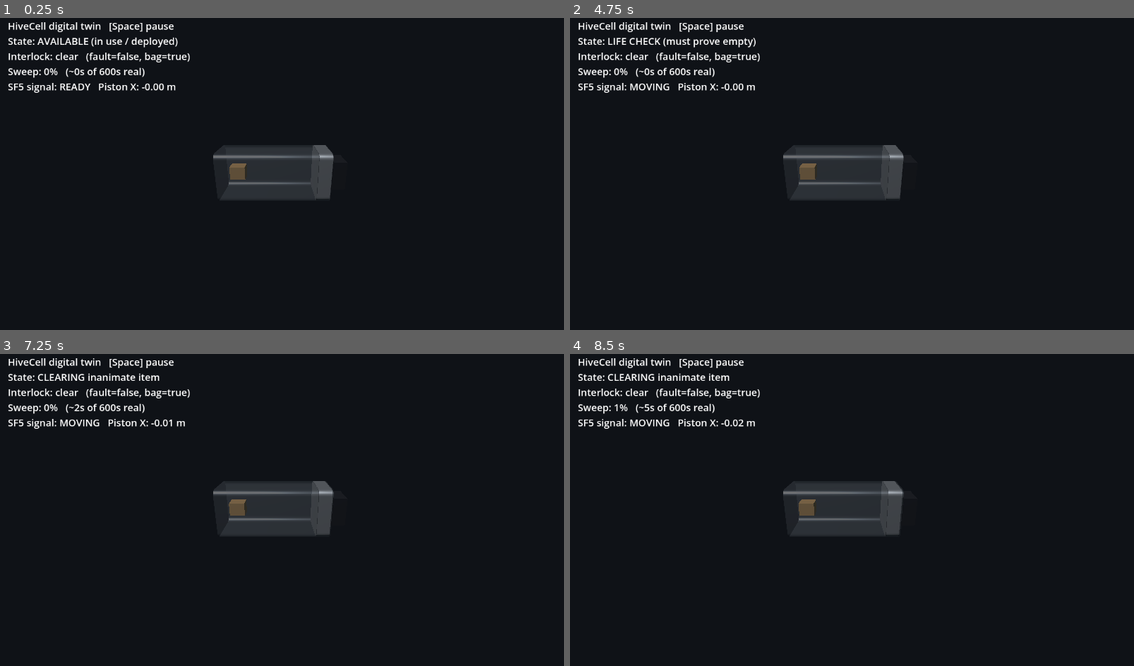
Above: before the commit, frames 1-4 (two rows, left to right).
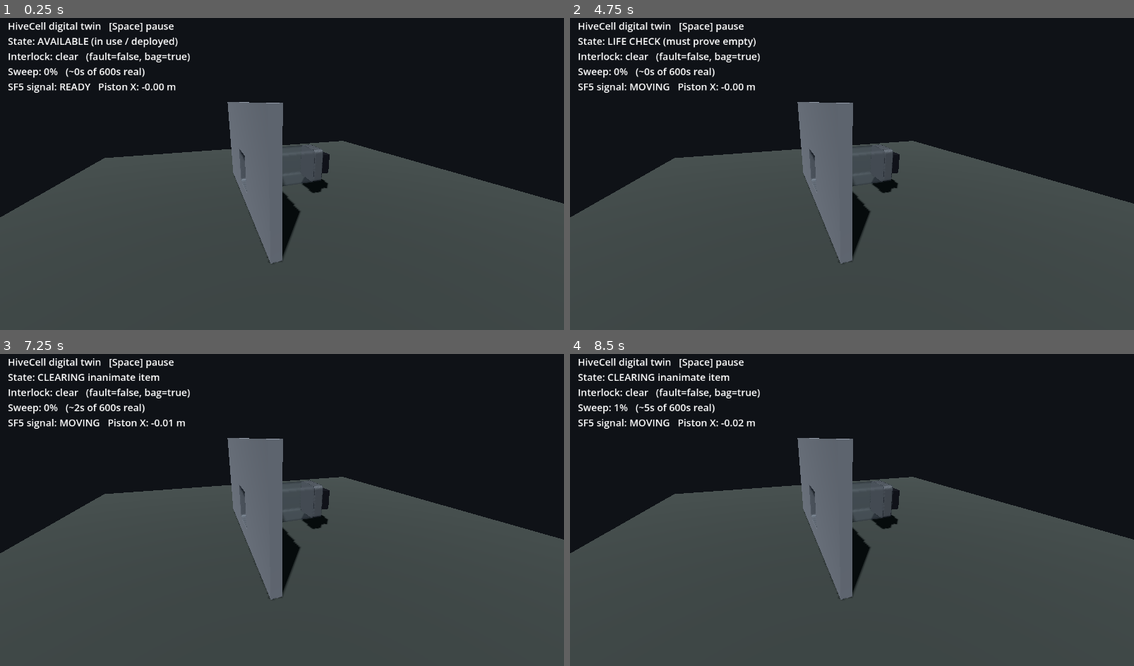
Above: after the commit, the same moments.

Repository: StrayEddy/HiveCell
Game: Godot game, scene res://main.tscn
Same seed, same stepped clock (60 frames per second), same inputs: the game is played once before the commit and once after it. This scene is started directly instead of the project's main scene.
Inputs:
- Up to frame 1 (0.25 s): no input
- Up to frame 2 (4.75 s): tap Enter at 0.5, 2, 3.5 s; tap Space at 0.77, 1.25, 1.52, 2.75, 3.02, 3.77, 4.25, 4.52 s
- Up to frame 3 (7.25 s): tap Space at 6.02, 6.77 s
- Up to frame 4 (8.5 s): tap Space at 7.52 s

The runs differ from the first frame. In frame 1, 53% of the frame differs, in the area x 0-100%, y 26-100%; in frame 2, 53%; in frame 3, 53%; in frame 4, 53%.

Commit message:
twin: site the cell in a wall, ~500 mm above ground (ADR-0013)
The twin rendered the parts floating in space. Render the install context per
the SAFETY.md siting rules / ADR-0013:
- lift the capsule assembly onto a `cell` node so the cavity floor sits 500 mm
  above the ground (mouth at sitting height);
- add a ground plane (the forgiving surface below the mouth);
- set the cell INTO a wall -- a 4-bar picture-frame facade at the mouth plane
  (X=0), opening sized to the barrel (no CSG, headless-safe);
- enable sun shadows + a 3/4 elevated camera so the wall, the elevation, and the
  mechanism (through the transparent shell) all read in one view.

export_godot.py now emits the capsule envelope + sill_height_m (0.5) into the
manifest, so the twin geometry stays manifest-driven (source of truth).

Co-Authored-By: Claude Opus 4.8 <noreply@anthropic.com>

Diff:
--- a/godot/digital_twin.gd
+++ b/godot/digital_twin.gd
@@ -33,6 +33,15 @@
 var chain_w := 0.06                ## meters (Y)
 var chain_h := 0.06                ## meters (Z)
 
+## Capsule envelope + siting (from manifest). The cell is set into a wall with its
+## mouth sill ~500 mm above ground (ADR-0013 / SAFETY.md siting rules): ejected
+## inanimate items fall clear, and it suits sit-and-swing entry.
+var interior_height := 1.1         ## meters (Y), cavity crown-to-floor
+var cavity_width := 1.0            ## meters (Z), interior width
+var wall_thickness := 0.006        ## meters, barrel shell -> mouth opening size
+var sill_height := 0.5             ## meters, mouth sill above ground (siting spec)
+
+var cell: Node3D                    ## parent for the capsule assembly, lifted to the sill
 var piston: MeshInstance3D
 var seals: MeshInstance3D           ## SF3 wiper lip rings (ride with the piston)
 var column: MeshInstance3D          ## rigid-chain exposed column (procedural)
@@ -70,6 +79,10 @@
 		magazine_front = float(data.get("magazine_front_m", magazine_front))
 		chain_w = float(data.get("chain_width_m", chain_w))
 		chain_h = float(data.get("chain_height_m", chain_h))
+		interior_height = float(data.get("interior_height_m", interior_height))
+		cavity_width = float(data.get("cavity_width_m", cavity_width))
+		wall_thickness = float(data.get("wall_thickness_m", wall_thickness))
+		sill_height = float(data.get("sill_height_m", sill_height))
 
 
 func _metal(color: Color, alpha := 1.0) -> StandardMaterial3D:
@@ -87,11 +100,21 @@
 	var mi := MeshInstance3D.new()
 	mi.mesh = load(MODELS + part_name + ".obj")
 	mi.material_override = mat
-	add_child(mi)
+	cell.add_child(mi)   # capsule parts live under `cell` (lifted to the sill)
 	return mi
 
 
 func _build_scene() -> void:
+	# The whole capsule assembly hangs off `cell`, lifted so the interior floor sits
+	# `sill_height` above the ground (mouth at ~500 mm -- ADR-0013). Model Y is the
+	# cavity CENTRE, so lift by sill + interior_height/2. World Y=0 is the ground.
+	cell = Node3D.new()
+	cell.position.y = sill_height + interior_height * 0.5
+	add_child(cell)
+
+	_build_ground()   # forgiving surface below the mouth (siting rule)
+	_build_wall()      # the cell is set INTO a wall; mouth flush at X=0
+
 	# Barrel semi-transparent so you can watch the piston inside; piston solid.
 	_add_part("CapsuleShell", _metal(Color(0.70, 0.75, 0.80), 0.22))
 	piston = _add_part("Piston", _metal(Color(0.85, 0.87, 0.90), 1.0))
@@ -109,7 +132,7 @@
 	column = MeshInstance3D.new()
 	column.mesh = column_mesh
 	column.material_override = _metal(Color(0.55, 0.57, 0.60), 1.0)
-	add_child(column)
+	cell.add_child(column)
 
 	# The left-behind bag: a small soft item that rides out ahead of the piston
 	# face during a clearing sweep. Purely a demo prop for the inanimate case.
@@ -121,11 +144,12 @@
 	bag_mat.albedo_color = Color(0.55, 0.40, 0.20)
 	bag_mat.roughness = 0.9
 	bag.material_override = bag_mat
-	add_child(bag)
+	cell.add_child(bag)
 
 	var sun := DirectionalLight3D.new()
 	sun.rotation_degrees = Vector3(-55, -35, 0)
 	sun.light_energy = 1.2
+	sun.shadow_enabled = true   # cast shadows so the ~500 mm elevation reads clearly
 	add_child(sun)
 
 	var world := WorldEnvironment.new()
@@ -139,9 +163,12 @@
 	add_child(world)
 
 	var mid := install_depth * 0.5          # middle of the full assembly
-	var center := Vector3(mid, 0.0, 0.0)
+	var eye_h := sill_height + interior_height * 0.5   # cell centre height
+	# 3/4 view from the room side (-X) and +Z, elevated: shows the wall face + mouth,
+	# the drop to the ground below, and the mechanism through the transparent shell.
+	var center := Vector3(mid * 0.9, eye_h - 0.2, 0.0)
 	var cam := Camera3D.new()
-	cam.position = Vector3(mid, 1.7, 4.6)
+	cam.position = Vector3(-0.9, eye_h + 2.0, 6.1)
 	add_child(cam)
 	cam.look_at(center, Vector3.UP)
 	cam.current = true
@@ -152,6 +179,62 @@
 	label.position = Vector2(16, 12)
 	label.add_theme_font_size_override("font_size", 20)
 	canvas.add_child(label)
+
+
+func _add_box(size: Vector3, center: Vector3, mat: StandardMaterial3D) -> void:
+	# World-fixed box (ground/wall context); NOT under `cell`, so it stays put.
+	var bm := BoxMesh.new()
+	bm.size = size
+	var mi := MeshInstance3D.new()
+	mi.mesh = bm
+	mi.material_override = mat
+	mi.position = center
+	add_child(mi)
+
+
+func _build_ground() -> void:
+	# Forgiving surface below the mouth (SAFETY.md siting rule): the accepted H4 drop
+	# is only the ~500 mm sill, onto a non-slip, clear, forgiving floor. World Y=0.
+	var mat := StandardMaterial3D.new()
+	mat.albedo_color = Color(0.18, 0.20, 0.19)
+	mat.roughness = 1.0
+	var plane := PlaneMesh.new()
+	plane.size = Vector2(16, 16)
+	var mi := MeshInstance3D.new()
+	mi.mesh = plane
+	mi.material_override = mat
+	mi.position = Vector3(install_depth * 0.5, 0.0, 0.0)
+	add_child(mi)
+
+
+func _build_wall() -> void:
+	# The cell is set INTO a wall: a facade at the mouth plane (X=0) with a rectangular
+	# opening framing the barrel, the mouth sill `sill_height` above the ground. Built
+	# as a 4-bar picture frame (bottom spandrel + head + two jambs) -- no CSG needed.
+	var t := wall_thickness
+	var reveal := 0.02                              # gap so the barrel clears the frame
+	var ob := sill_height - t - reveal              # opening bottom (barrel outer + reveal)
+	var ot := sill_height + interior_height + t + reveal  # opening top
+	var ohw := cavity_width * 0.5 + t + reveal      # opening half-width (Z)
+	var whw := ohw + 2.4                            # wall half-span (Z) -> reads as a wall
+	var wtop := ot + 1.4                            # wall top (Y)
+	var fd := 0.25                                   # facade depth along X (X in [0, fd])
+	var cx := fd * 0.5
+
+	var mat := StandardMaterial3D.new()
+	mat.albedo_color = Color(0.34, 0.35, 0.37)      # matte architectural concrete
+	mat.roughness = 0.95
+	mat.metallic = 0.0
+
+	# bottom spandrel (ground -> sill): this is the ~500 mm wall under the mouth
+	_add_box(Vector3(fd, ob, 2.0 * whw), Vector3(cx, ob * 0.5, 0.0), mat)
+	# head (above the opening)
+	_add_box(Vector3(fd, wtop - ot, 2.0 * whw), Vector3(cx, (ot + wtop) * 0.5, 0.0), mat)
+	# jambs (either side of the opening)
+	var jamb_h := ot - ob
+	var jamb_w := whw - ohw
+	_add_box(Vector3(fd, jamb_h, jamb_w), Vector3(cx, (ob + ot) * 0.5, -(ohw + whw) * 0.5), mat)
+	_add_box(Vector3(fd, jamb_h, jamb_w), Vector3(cx, (ob + ot) * 0.5, (ohw + whw) * 0.5), mat)
 
 
 func _input(event: InputEvent) -> void:
--- a/godot/models/hivecell.json
+++ b/godot/models/hivecell.json
@@ -6,6 +6,11 @@
   "magazine_front_m": 2.56,
   "chain_width_m": 0.06,
   "chain_height_m": 0.06,
+  "interior_height_m": 1.1,
+  "cavity_width_m": 1.0,
+  "corner_radius_m": 0.125,
+  "wall_thickness_m": 0.006,
+  "sill_height_m": 0.5,
   "retract_seconds_real": 600,
   "moving_parts": [
     "Piston",
Not shown, changed: scripts/export_godot.py
